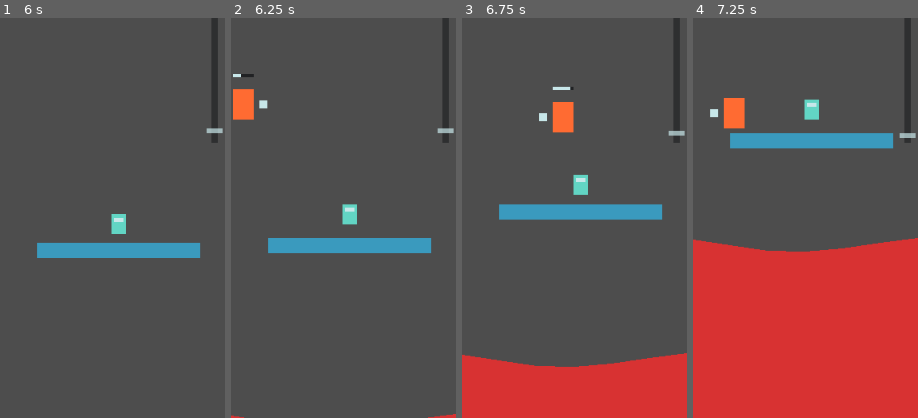
Above: before the commit, frames 1-4 (left to right).
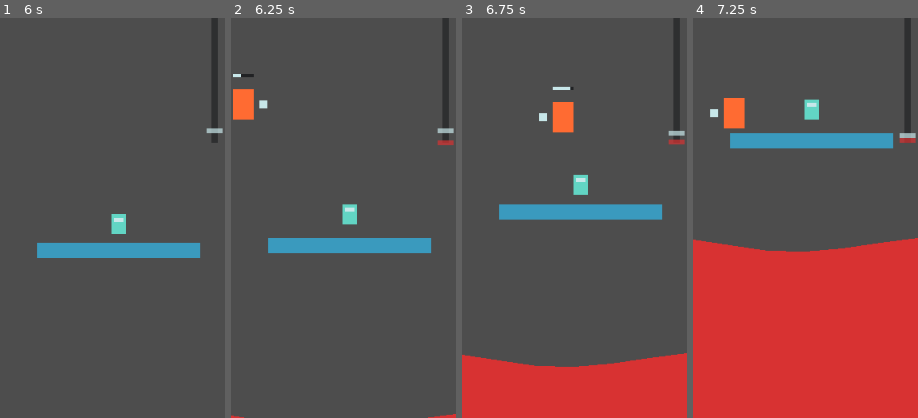
Above: after the commit, the same moments.

Repository: lucantarellis/escapa-del-tentaculo
Game: Godot game, scene res://scenes/main/Main.tscn
Two runs of this game, one before a commit and one after it. Both use one fixed random seed, a clock stepped at 60 frames per second and the inputs below.
Inputs:
- Up to frame 1 (6 s): click "JUGAR" at 0.5 s; hold D (move_right) 1.28-2.78 s; tap Shift (dash) every 0.75 s from 1.35 to 5.85 s; tap Space (jump) at 1.52, 2.27, 3.77, 4.52, 5.27 s; hold A (move_left) 2.78-3.53 s; hold D (move_right) 3.53-5.03 s; hold A (move_left) 5.03-5.78 s; hold D (move_right) from 5.78 s (still down)
- Up to frame 2 (6.25 s): keep holding D (move_right)
- Up to frame 3 (6.75 s): release D (move_right) at 6.53 s; hold A (move_left) from 6.53 s (still down); tap Shift (dash) at 6.6 s
- Up to frame 4 (7.25 s): keep holding A (move_left); tap Space (jump) at 6.77 s
The pictures show only the part of the screen within x 50-100%, y 50-100%; the shares and areas given below are measured in that part.

Frame 1 is identical in both runs. In frame 2, less than 0.1% of the frame differs, in the area x 91-100%, y 30-32%; in frame 3, 0.1%; in frame 4, less than 0.1%.

Commit message:
hud: marcador del tentaculo en la linea de progreso
Co-Authored-By: Claude Opus 5.5 <noreply@anthropic.com>
Claude-Session: https://claude.ai/code/session_01Bo1PzWqVcbisu27obsCkDD

Diff:
--- a/scenes/levels/Level.tscn
+++ b/scenes/levels/Level.tscn
@@ -33,8 +33,9 @@
 [node name="DebugOverlay" parent="." node_paths=PackedStringArray("player") instance=ExtResource("2_overlay")]
 player = NodePath("../Player")
 
-[node name="Hud" parent="." node_paths=PackedStringArray("player") instance=ExtResource("20_hud")]
+[node name="Hud" parent="." node_paths=PackedStringArray("player", "tentacle") instance=ExtResource("20_hud")]
 player = NodePath("../Player")
+tentacle = NodePath("../Tentacle")
 
 [node name="CaughtLayer" type="CanvasLayer" parent="."]
 layer = 90
--- a/scenes/levels/sandbox.tscn
+++ b/scenes/levels/sandbox.tscn
@@ -29,8 +29,9 @@
 [node name="DebugOverlay" parent="." node_paths=PackedStringArray("player") instance=ExtResource("2_overlay")]
 player = NodePath("../Player")
 
-[node name="Hud" parent="." node_paths=PackedStringArray("player") instance=ExtResource("20_hud")]
+[node name="Hud" parent="." node_paths=PackedStringArray("player", "tentacle") instance=ExtResource("20_hud")]
 player = NodePath("../Player")
+tentacle = NodePath("../Tentacle")
 
 [node name="CaughtLayer" type="CanvasLayer" parent="."]
 layer = 90
--- a/scenes/ui/Hud.tscn
+++ b/scenes/ui/Hud.tscn
@@ -18,5 +18,8 @@
 [node name="GoalMark" type="ColorRect" parent="."]
 mouse_filter = 2
 
+[node name="TentacleMarker" type="ColorRect" parent="."]
+mouse_filter = 2
+
 [node name="ProgressMarker" type="ColorRect" parent="."]
 mouse_filter = 2
--- a/scripts/ui/hud.gd
+++ b/scripts/ui/hud.gd
@@ -8,6 +8,8 @@
 ## - **Progreso:** línea vertical fina pegada al borde derecho con un marcador que sube desde el
 ##   spawn (0 %) hasta la puerta (100 %, marca naranja arriba). Se calcula con la Y del jugador
 ##   entre [method set_progress_range]'s `start_y` y `end_y`, acotado a 0..1.
+## - **Tentáculo:** en la misma línea, un marcador rojo con la altura del borde superior del
+##   tentáculo, con el mismo cálculo. Se oculta mientras el tentáculo está inactivo (intro).
 ##
 ## No modifica el juego. Sin números ni etiquetas. Todos los valores son visuales.
 ## Ver `docs/mecanicas/hud.md`.
@@ -18,6 +20,8 @@
 const EMPTY_COLOR: Color = Color("D83232")
 ## Color del marcador de progreso (blanco azulado de detalles). Solo visual.
 const MARKER_COLOR: Color = Color("C8E7EA")
+## Color del marcador del tentáculo (rojo letal). Solo visual.
+const TENTACLE_COLOR: Color = Color("D83232")
 ## Color de la marca de la puerta (naranja de meta). Solo visual.
 const GOAL_COLOR: Color = Color("FF6B32")
 ## Color del fondo de las barras. Solo visual.
@@ -39,6 +43,9 @@
 
 ## Jugador a observar. Se asigna desde la escena que instancia el HUD.
 @export var player: Player
+## Tentáculo a observar para su marcador en la línea de progreso. Opcional: si queda vacío, el
+## marcador no se muestra.
+@export var tentacle: Tentacle
 
 var _start_y: float = 0.0
 var _end_y: float = 0.0
@@ -50,6 +57,7 @@
 @onready var _progress_track: ColorRect = $ProgressTrack
 @onready var _goal_mark: ColorRect = $GoalMark
 @onready var _marker: ColorRect = $ProgressMarker
+@onready var _tentacle_marker: ColorRect = $TentacleMarker
 
 
 func _ready() -> void:
@@ -68,6 +76,9 @@
 	_goal_mark.position = Vector2(center_x - MARKER_SIZE.x * 0.5, _top - MARKER_SIZE.y)
 	_marker.color = Color(MARKER_COLOR, HUD_ALPHA)
 	_marker.size = MARKER_SIZE
+	_tentacle_marker.color = Color(TENTACLE_COLOR, HUD_ALPHA)
+	_tentacle_marker.size = MARKER_SIZE
+	_tentacle_marker.visible = false
 	if player == null:
 		push_error("Hud: falta asignar 'player'.")
 		return
@@ -93,9 +104,17 @@
 
 ## Devuelve el progreso actual (0..1) según la Y del jugador. 0 si el rango no es válido.
 func get_progress() -> float:
-	if player == null or _start_y - _end_y <= 0.0:
+	if player == null:
 		return 0.0
-	return clampf((_start_y - player.global_position.y) / (_start_y - _end_y), 0.0, 1.0)
+	return _ratio_for_y(player.global_position.y)
+
+
+## Devuelve la altura del borde superior del tentáculo en la línea de progreso (0..1), con el
+## mismo rango que [method get_progress]. 0 si no hay tentáculo o el rango no es válido.
+func get_tentacle_progress() -> float:
+	if tentacle == null:
+		return 0.0
+	return _ratio_for_y(tentacle.global_position.y)
 
 
 ## Devuelve la proporción de combustible mostrada (0..1).
@@ -129,3 +148,21 @@
 func _refresh_progress() -> void:
 	var y: float = _top + BAR_HEIGHT * (1.0 - get_progress()) - MARKER_SIZE.y * 0.5
 	_marker.position = Vector2(_progress_track.position.x + BAR_WIDTH * 0.5 - MARKER_SIZE.x * 0.5, y)
+	_refresh_tentacle_marker()
+
+
+# Proporción 0..1 de una Y global dentro del rango spawn → puerta. 0 si el rango no es válido.
+func _ratio_for_y(y: float) -> float:
+	if _start_y - _end_y <= 0.0:
+		return 0.0
+	return clampf((_start_y - y) / (_start_y - _end_y), 0.0, 1.0)
+
+
+# Ubica el marcador del tentáculo; lo oculta si no hay tentáculo o está inactivo (intro).
+func _refresh_tentacle_marker() -> void:
+	if tentacle == null or not tentacle.is_active():
+		_tentacle_marker.visible = false
+		return
+	_tentacle_marker.visible = true
+	var y: float = _top + BAR_HEIGHT * (1.0 - get_tentacle_progress()) - MARKER_SIZE.y * 0.5
+	_tentacle_marker.position = Vector2(_progress_track.position.x + BAR_WIDTH * 0.5 - MARKER_SIZE.x * 0.5, y)
Not shown, changed: docs/mecanicas/hud.md
